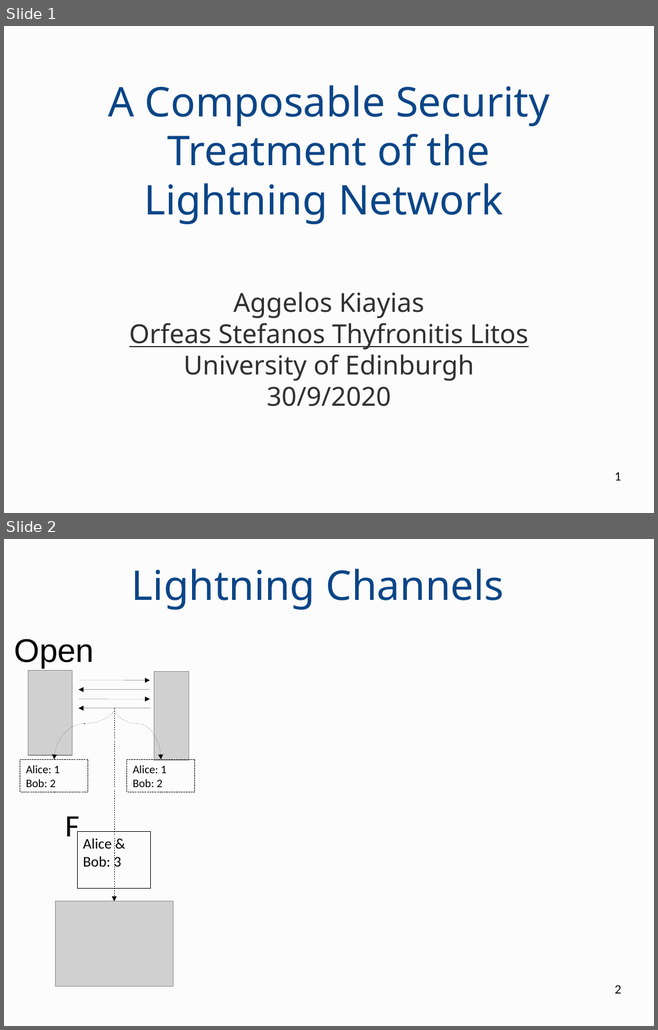
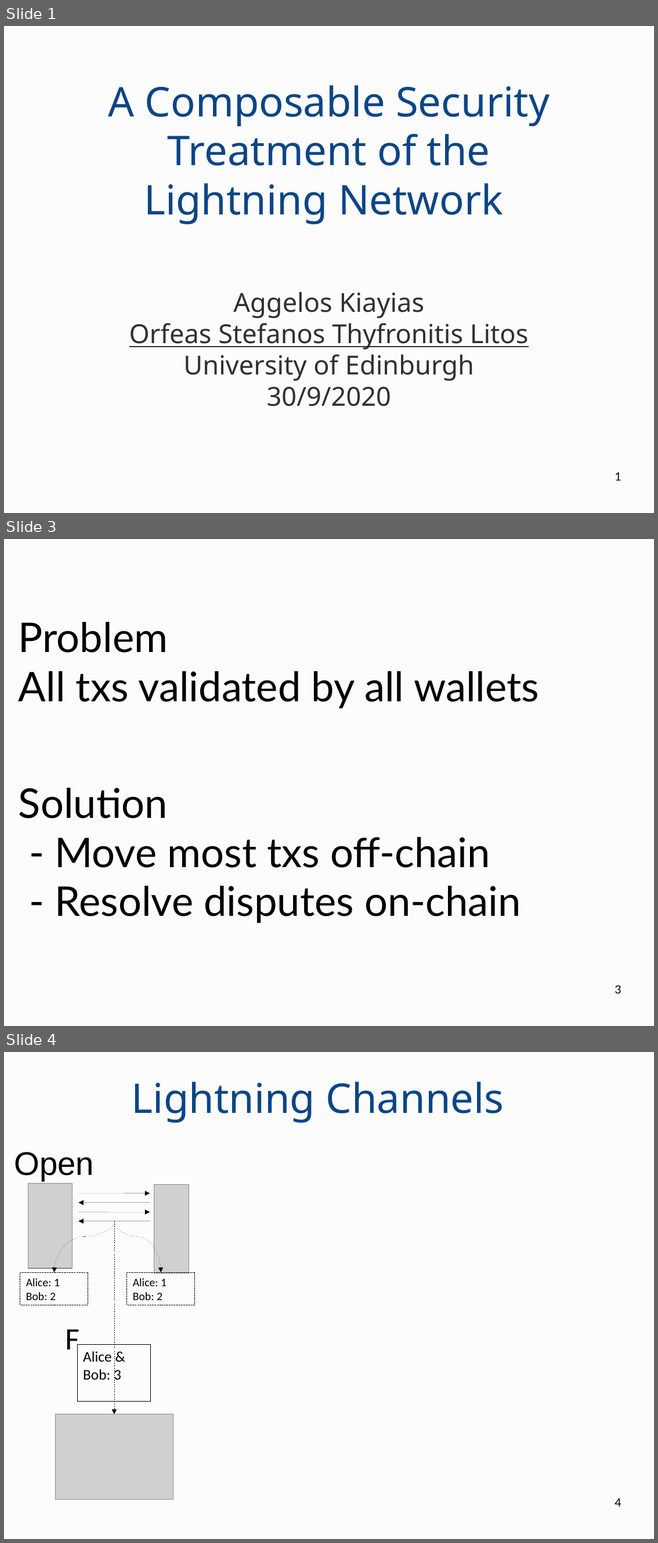
Before and after one commit to OrfeasLitos/PaymentChannels, a slide deck: paper-slides/presentation.odp. Shown one above the other, each under a label of ours: slides 1 and 2 before the commit, slides 1, 3 and 4 after it; the slides between them are not shown. The pictures are 658x1030 and 658x1543 pixels, drawn with LibreOffice and Linux fonts; fonts in the diff are those of the drawing; grey boxes stand for pictures. Boxes give left, top, right and bottom in pixels: in the first picture for what was removed or moved away, otherwise in the second. Text is boxed around its words. In the diff, an @@ line names an element or a change of style, - is before the commit and + after.

```diff
--- a/paper-slides/presentation.odp
+++ b/paper-slides/presentation.odp
@@ slide 3 added at bbox=[4, 539, 654, 1026], background #FCFCFC @@
@@ title added at bbox=[18, 622, 539, 708], 50 pt, text #000000 @@
+Problem
+All txs validated by all wallets
@@ title added at bbox=[18, 788, 521, 923], 50 pt, text #000000 @@
+Solution
+- Move most txs off-chain
+- Resolve disputes on-chain
@@ page number added at bbox=[614, 985, 621, 994], 14 pt, text #000000 @@
+3
@@ what was slide 2 is now slide 4 @@
@@ page number at bbox=[614, 1499, 621, 1507]: text changed @@
-2
+4
```
Also in this commit, not shown: 3 slides changed, 2 other slides added, 1 slide removed, 1 other file.
